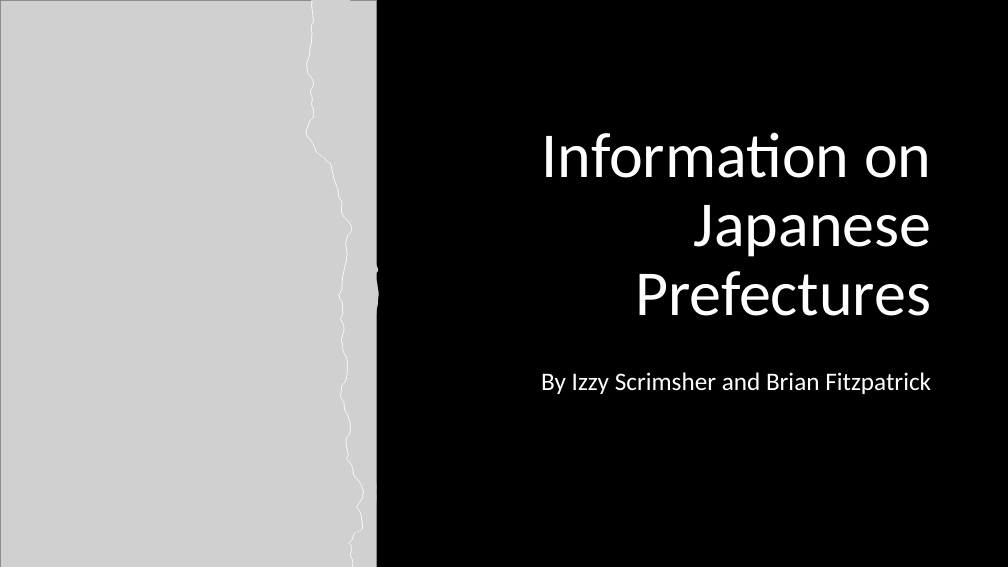
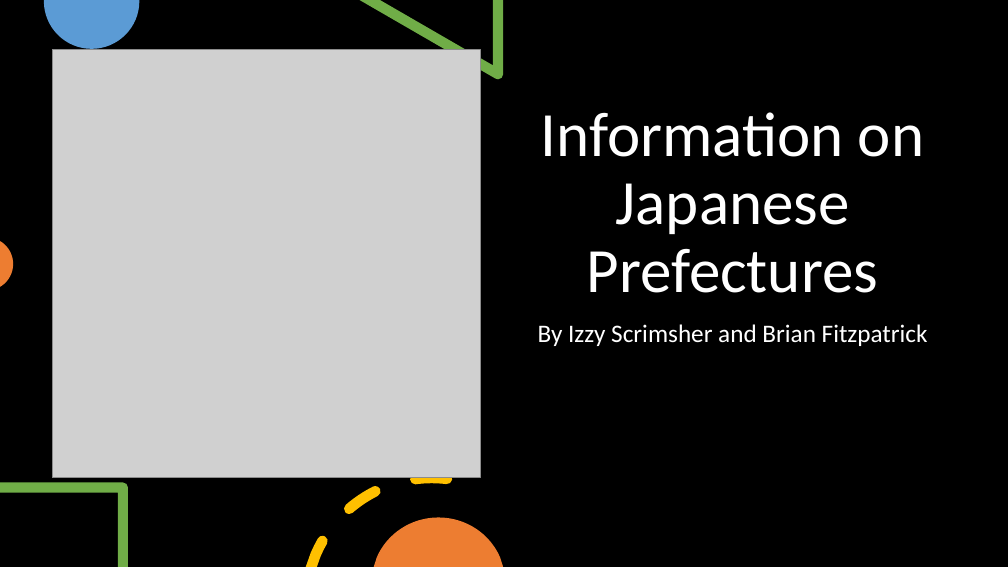
Before and after one commit to Dizzybelle/Project-3, a slide deck: slide 1 of Japan_presentation.pptx. Drawn at 1008x567 pixels with LibreOffice and Linux fonts; fonts in the diff are those of the drawing; grey boxes stand for pictures. Boxes give left, top, right and bottom in pixels: in the first picture for what was removed or moved away, otherwise in the second. Text is boxed around its words. In the diff, an @@ line names an element or a change of style, - is before the commit and + after.

```diff
--- a/Japan_presentation.pptx
+++ b/Japan_presentation.pptx
@@ background #FFFFFF to #000000 @@
@@ rectangle removed at <box>0,0,1008,567</box> @@
@@ freeform shape added at <box>44,0,139,49</box>, fill #5B9BD5 @@
@@ freeform shape removed at <box>306,0,378,567</box> @@
@@ picture removed at <box>306,0,379,567</box> @@
@@ freeform shape added at <box>360,0,504,79</box>, fill #70AD47 @@
@@ picture: place and size @@
-picture at <box>0,0,377,567</box>
+picture at <box>52,49,480,477</box>
@@ title "Information on Japanese Prefectures": place and size @@
-title "Information on Japanese Prefectures" at <box>542,132,932,316</box>
+title "Information on Japanese Prefectures" at <box>541,112,924,293</box>
@@ title "Information on Japanese Prefectures" at <box>541,112,924,293</box>: size 61 to 60 pt; alignment right to centre @@
@@ freeform shape added at <box>0,241,13,287</box>, fill #ED7D31 @@
@@ subtitle "By Izzy Scrimsher and Brian ...": place and size @@
-subtitle "By Izzy Scrimsher and Brian ..." at <box>541,372,931,394</box>
+subtitle "By Izzy Scrimsher and Brian ..." at <box>538,324,928,346</box>
@@ subtitle "By Izzy Scrimsher and Brian ..." at <box>538,324,928,346</box>: alignment right to centre @@
@@ freeform shape added at <box>306,473,452,567</box>, fill #FFC000 @@
@@ freeform shape added at <box>0,482,128,567</box>, fill #70AD47 @@
@@ freeform shape added at <box>374,517,503,567</box>, fill #ED7D31 @@
```
Also in this commit, not shown: 7 other slides changed.
